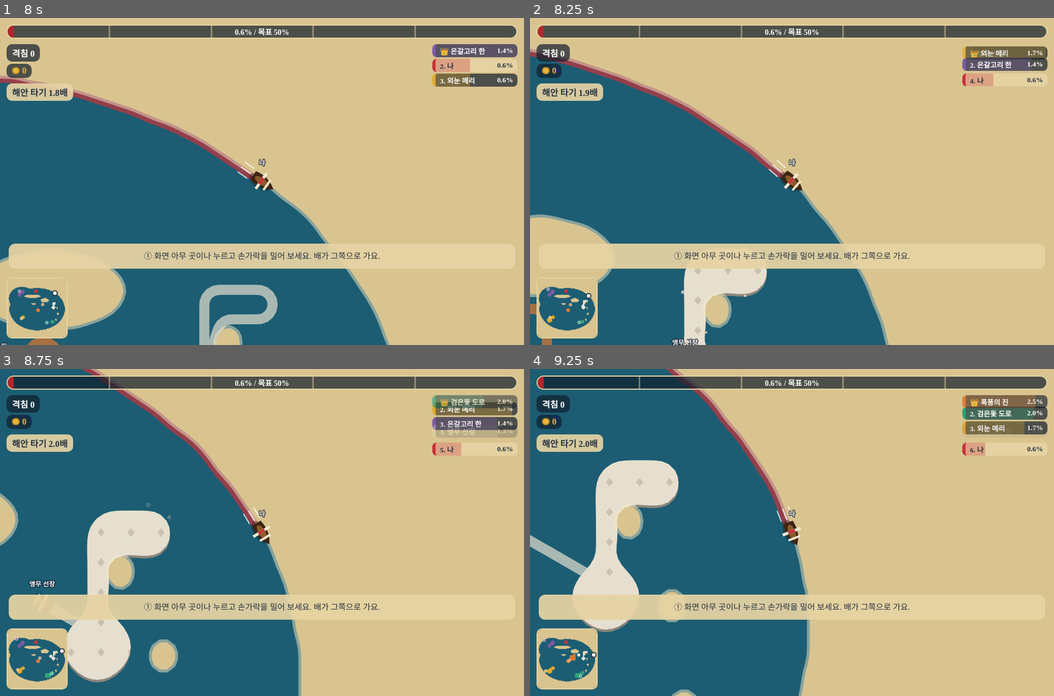
Above: before the commit, frames 1-4 (two rows, left to right).
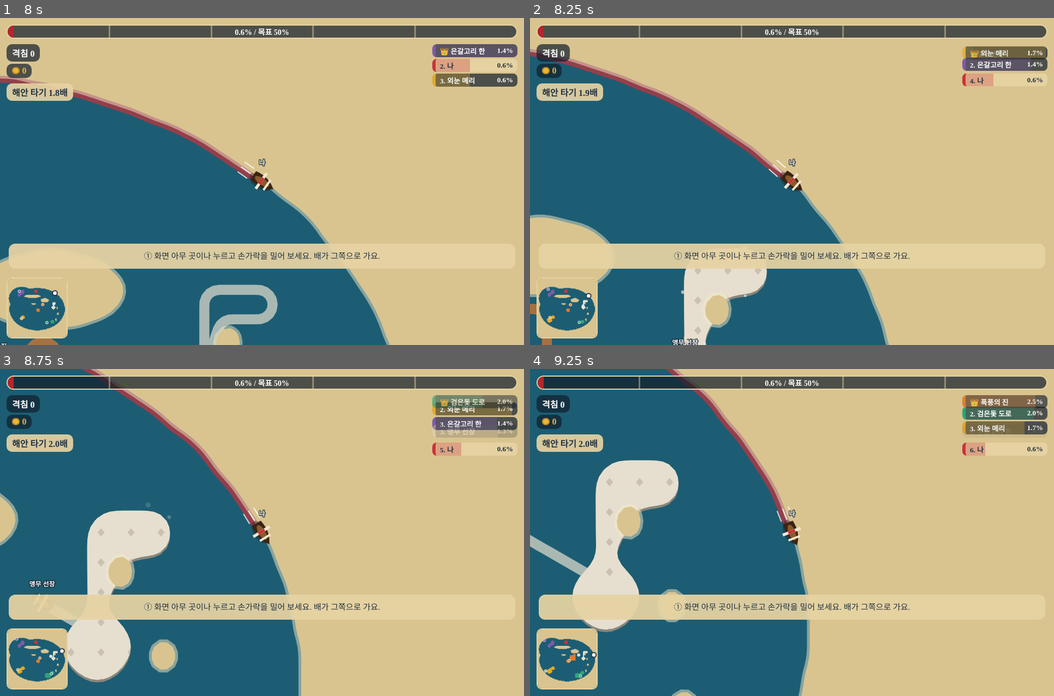
Above: after the commit, the same moments.

Repository: cheeyeon87-commits/pado-game
Game: browser game, page index.html
Two runs of this game, one before a commit and one after it. Both use one fixed random seed, a clock stepped at 60 frames per second and the inputs below.
Inputs (mouse positions are in pixels of both pictures, inside the frame that each line leads up to):
- Up to frame 1 (8 s): click (262, 181) at 0.27 s; click "설정" at 1.27 s; click "처음 안내 다시 보기 (다음 판에 나와요)" at 1.77 s; click "기록 지우기" at 2.02 s; click (508, 135) at 2.77 s; click "처음 안내 다시 보기 (다음 판에 나와요)" at 3.52 s; click "해도로 돌아가기" at 4.27 s; click "카리브해 정복도 0%" at 5.02 s
- Up to frame 2 (8.25 s): no input
- Up to frame 3 (8.75 s): no input
- Up to frame 4 (9.25 s): no input

Frame 1 is identical in both runs. In frame 2, 0.1% of the frame differs, in the area x 29-42%, y 84-100%; in frame 3, 0.1%; in frame 4, 0.1%, in the area x 12-25%, y 41-60%.

Commit message:
Fix leftover sea next to islands, draw territory edge to the coast, soften sound
Co-Authored-By: Claude Sonnet 5.5 <noreply@anthropic.com>

Diff:
--- a/index.html
+++ b/index.html
@@ -200,27 +200,33 @@
 function store(){ try { localStorage.setItem('pado-yeongto', JSON.stringify(save)); } catch(e){} }
 
 // 소리: 소리 파일 없이 브라우저가 직접 만드는 소리(권리 문제 없음). 휴대폰은 첫 터치 뒤에야 소리를 낼 수 있다
-let AC=null, waves=null;
+let AC=null, waves=null, bus=null;
 function audioOn(){
   if (AC){ if (AC.state==='suspended') AC.resume(); return; }
   try { AC=new (window.AudioContext||window.webkitAudioContext)(); } catch(e){ return; }
+  // 효과음 공통 길: 높은 쨍한 소리를 걸러 내고(부드럽게), 짧은 메아리를 살짝 섞는다(공간감)
+  bus=AC.createGain(); const lp=AC.createBiquadFilter(); lp.type='lowpass'; lp.frequency.value=2600; lp.Q.value=.5;
+  const dl=AC.createDelay(), fb=AC.createGain(), wet=AC.createGain(); dl.delayTime.value=.16; fb.gain.value=.28; wet.gain.value=.22;
+  bus.connect(lp).connect(AC.destination); lp.connect(dl); dl.connect(fb).connect(dl); dl.connect(wet).connect(AC.destination);
   setWaves();
 }
 addEventListener('pointerdown',audioOn);
-function tone(f,t0,dur,type,vol,f2){
-  const o=AC.createOscillator(), g=AC.createGain(); o.type=type; o.frequency.setValueAtTime(f,t0);
+// 음 하나: 살짝 부풀며 시작(at초)해서 천천히 사라진다. bell을 주면 한 옥타브 위 음을 작게 겹쳐 종소리처럼
+function tone(f,t0,dur,type,vol,f2,bell){
+  const o=AC.createOscillator(), g=AC.createGain(), at=Math.min(.03,dur*.3); o.type=type; o.frequency.setValueAtTime(f,t0);
   if (f2) o.frequency.exponentialRampToValueAtTime(f2,t0+dur);
-  g.gain.setValueAtTime(0,t0); g.gain.linearRampToValueAtTime(vol,t0+.01); g.gain.exponentialRampToValueAtTime(.001,t0+dur);
-  o.connect(g).connect(AC.destination); o.start(t0); o.stop(t0+dur+.02);
+  g.gain.setValueAtTime(0,t0); g.gain.linearRampToValueAtTime(vol,t0+at); g.gain.exponentialRampToValueAtTime(.001,t0+dur);
+  o.connect(g).connect(bus); o.start(t0); o.stop(t0+dur+.05);
+  if (bell) tone(f*2,t0,dur*.7,'sine',vol*.25,f2&&f2*2);
 }
 const SFX={
-  capture:t=>[523,659,784].forEach((f,k)=>tone(f,t+k*.07,.18,'triangle',.16)),
-  coin:t=>{ tone(988,t,.08,'square',.06); tone(1319,t+.07,.22,'square',.06); },
-  item:t=>tone(660,t,.25,'sine',.15,1320),
-  kill:t=>{ tone(160,t,.35,'sawtooth',.12,50); tone(880,t+.05,.15,'triangle',.1); },
-  sink:t=>tone(300,t,.9,'sawtooth',.12,60),
-  win:t=>[523,659,784,1047].forEach((f,k)=>tone(f,t+k*.12,k===3?.7:.2,'triangle',.18)),
-  tap:t=>tone(520,t,.06,'triangle',.08),
+  capture:t=>[523,659,784].forEach((f,k)=>tone(f,t+k*.08,.35,'sine',.16,0,1)),
+  coin:t=>{ tone(988,t,.18,'sine',.09,0,1); tone(1319,t+.08,.4,'sine',.09,0,1); },
+  item:t=>tone(660,t,.35,'sine',.12,1320),
+  kill:t=>{ tone(200,t,.4,'sine',.18,70); tone(784,t+.06,.4,'sine',.09,0,1); },
+  sink:t=>tone(330,t,1,'triangle',.12,90),
+  win:t=>[523,659,784,1047].forEach((f,k)=>tone(f,t+k*.13,k===3?1.1:.35,'sine',.16,0,1)),
+  tap:t=>tone(600,t,.08,'sine',.07),
 };
 function sfx(n){ if (AC&&save.set.sfx) SFX[n](AC.currentTime+.01); }
 function buzz(ms){ if (save.set.vib&&navigator.vibrate) navigator.vibrate(ms); }
@@ -351,6 +357,23 @@
   while(q.length){ const i=q.pop(), x=i%N;
     if (x>0) push(i-1); if (x<N-1) push(i+1); if (i>=N) push(i-N); if (i<N*(N-1)) push(i+N); }
   for (let i=0;i<N*N;i++) if (!seen[i]&&!land[i]) own[i]=p.id;
+  // 위 판정은 육지를 통로로 보므로, 내 영토와 해안·섬 사이에 갇힌 바다가 남는다.
+  // 그래서 육지와 내 영토로 막힌 작은 바다(전체 바다의 3% 이하, 다른 배 없음, 내 영토와 맞닿음)도 내 것으로 만든다
+  const seen2=new Uint8Array(N*N), lim=seaTotal*.03;
+  const ships=new Set(G.players.filter(o=>o.alive&&o!==p).map(o=>cellAt(o.x,o.y)));
+  for (let s=0;s<N*N;s++){
+    if (seen2[s]||land[s]||own[s]===p.id) continue;
+    const comp=[s]; seen2[s]=1; let ok=true, touch=false;
+    for (let k=0;k<comp.length;k++){ const i=comp[k], x=i%N;
+      if (ships.has(i)) ok=false;
+      for (const j of [x>0?i-1:-1, x<N-1?i+1:-1, i>=N?i-N:-1, i<N*(N-1)?i+N:-1]){
+        if (j<0||land[j]) continue;
+        if (own[j]===p.id){ touch=true; continue; }
+        if (!seen2[j]){ seen2[j]=1; comp.push(j); }
+      }
+    }
+    if (ok&&touch&&comp.length<=lim) for (const i of comp) own[i]=p.id;
+  }
   recount();
   for (const o of G.players) if (o!==p&&o.alive&&o.count>0&&o.count<before[o.id]) prune(o);
   recount();
@@ -607,18 +630,24 @@
 let field=null;
 function fields(x0,y0,x1,y1){
   const K=G.players.length+1;
-  if (!field||field.length!==K) field=Array.from({length:K},()=>new Float32Array(N*N));
+  if (!field||field.length!==K){ field=Array.from({length:K},()=>new Float32Array(N*N)); seaW=new Float32Array(N*N); }
   for (const f of field) for (let y=y0;y<=y1;y++) f.fill(0,y*N+x0,y*N+x1+1);
   for (let y=y0;y<=y1;y++) for (let x=x0;x<=x1;x++){
-    const n=y*N+x;
+    const n=y*N+x; let sw=0;
     for (let dy=-3;dy<=3;dy++) for (let dx=-3;dx<=3;dx++){
-      const xx=x+dx, yy=y+dy;
+      const xx=x+dx, yy=y+dy, w=BW[dx+3]*BW[dy+3]/576;
       let id=K-1;
       if (xx>=0&&yy>=0&&xx<N&&yy<N){ const i=yy*N+xx; id=land[i]?K-1:own[i]; }
-      if (id>=0) field[id][n]+=BW[dx+3]*BW[dy+3]/576;
-    }
-  }
-}
+      if (id>=0) field[id][n]+=w;
+      if (id!==K-1) sw+=w;
+    }
+    seaW[n]=sw;
+  }
+  // 영토는 "주변 바다 중 내 것의 비율"로 본다. 그래야 해안 앞에서 영토가 움츠러들지 않고 해안선까지 꽉 찬다(넘친 부분은 육지가 덮음)
+  for (let id=0;id<K-1;id++){ const f=field[id];
+    for (let y=y0;y<=y1;y++) for (let n=y*N+x0, e=y*N+x1;n<=e;n++) if (f[n]) f[n]/=seaW[n]; }
+}
+let seaW=null;
 function contour(f,x0,y0,x1,y1,camx,camy){
   const cp=cs/U, P=new Path2D(), X=g=>(g+.5)*cp-camx, Y=g=>(g+.5)*cp-camy;
   const px=[0,1,1,0], py=[0,0,1,1], v=[0,0,0,0];
